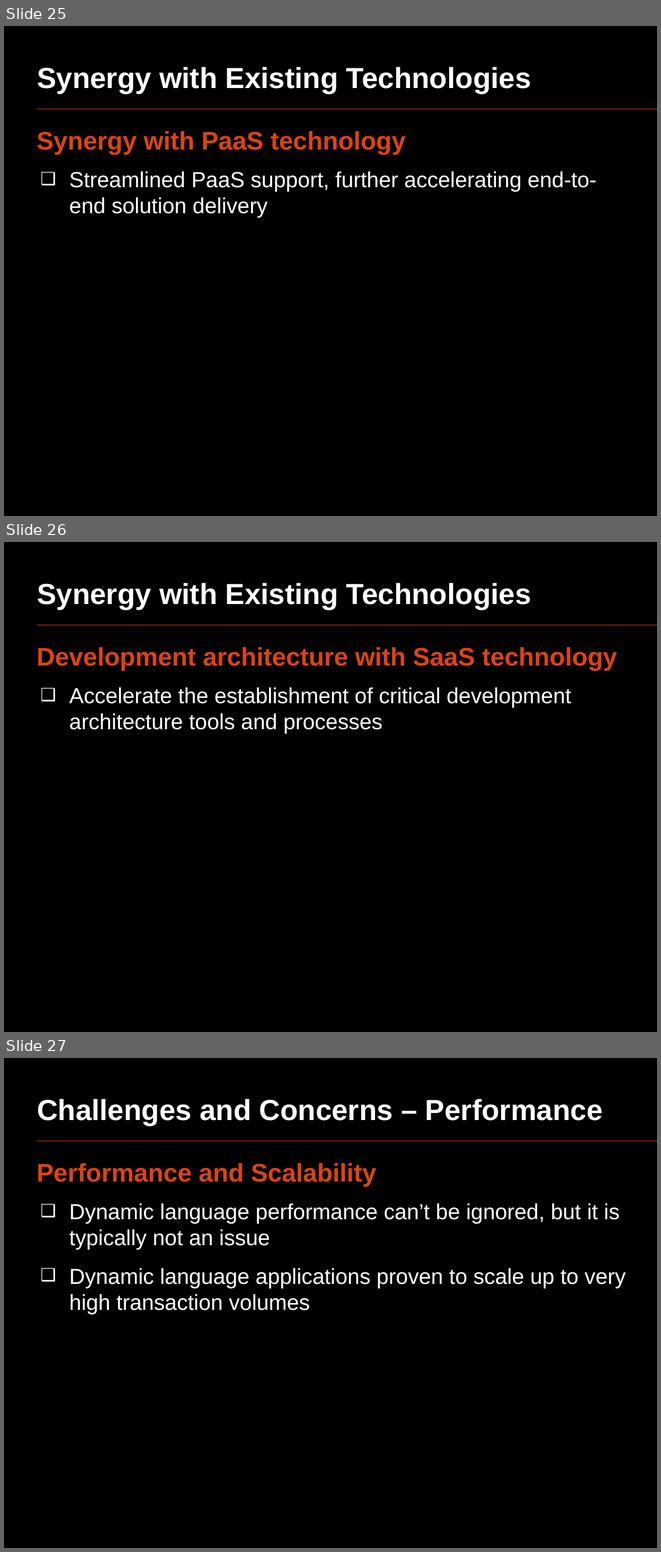
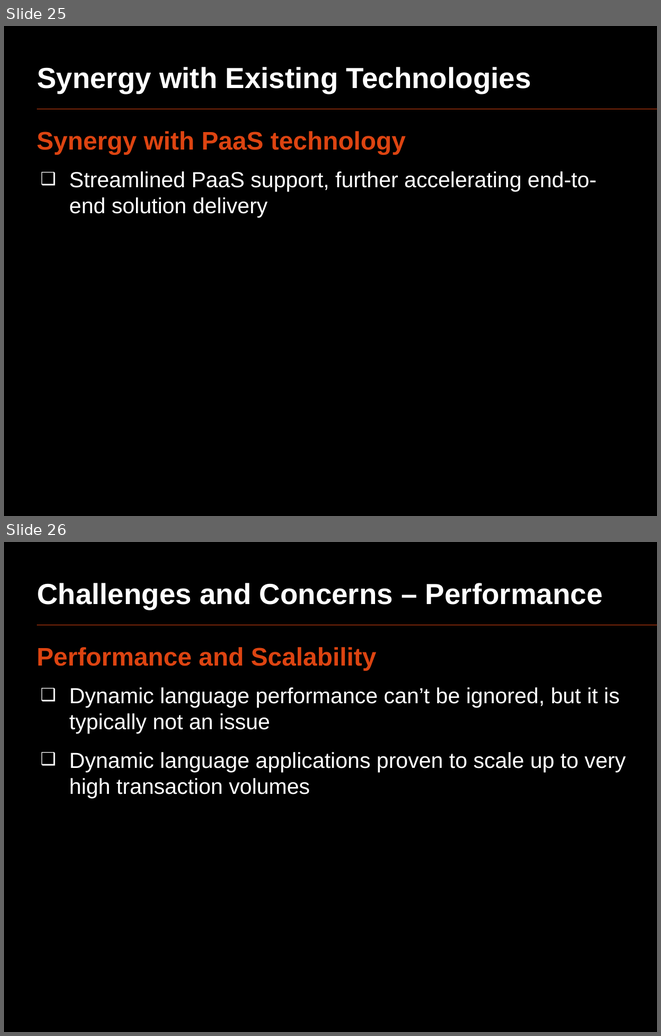
Before and after one commit to oscarrenalias/openslava-2013, a slide deck: Dynamic languages/OpenSlava 2013 - Dynamic languages.pptx. Shown one above the other, each under a label of ours: slides 25, 26 and 27 before the commit, slides 25 and 26 after it. The pictures are 661x1552 and 661x1036 pixels, drawn with LibreOffice and Linux fonts; fonts in the diff are those of the drawing. Boxes give left, top, right and bottom in pixels: in the first picture for what was removed or moved away, otherwise in the second. Text is boxed around its words. In the diff, an @@ line names an element or a change of style, - is before the commit and + after.

```diff
--- a/Dynamic languages/OpenSlava 2013 - Dynamic languages.pptx
+++ b/Dynamic languages/OpenSlava 2013 - Dynamic languages.pptx
@@ slide 26 removed at (4, 542, 657, 1032), background #000000; not listed: 1 template element that a slide beside it also shows @@
@@ title removed at (37, 583, 531, 609) @@
-Synergy with Existing Technologies
@@ text removed at (37, 647, 617, 733) @@
-Development architecture with SaaS technology
-  ❑ Accelerate the establishment of critical development architecture tools and processes
@@ what was slide 27 is now slide 26 @@
```
Also in this commit, not shown: 3 slides changed.
